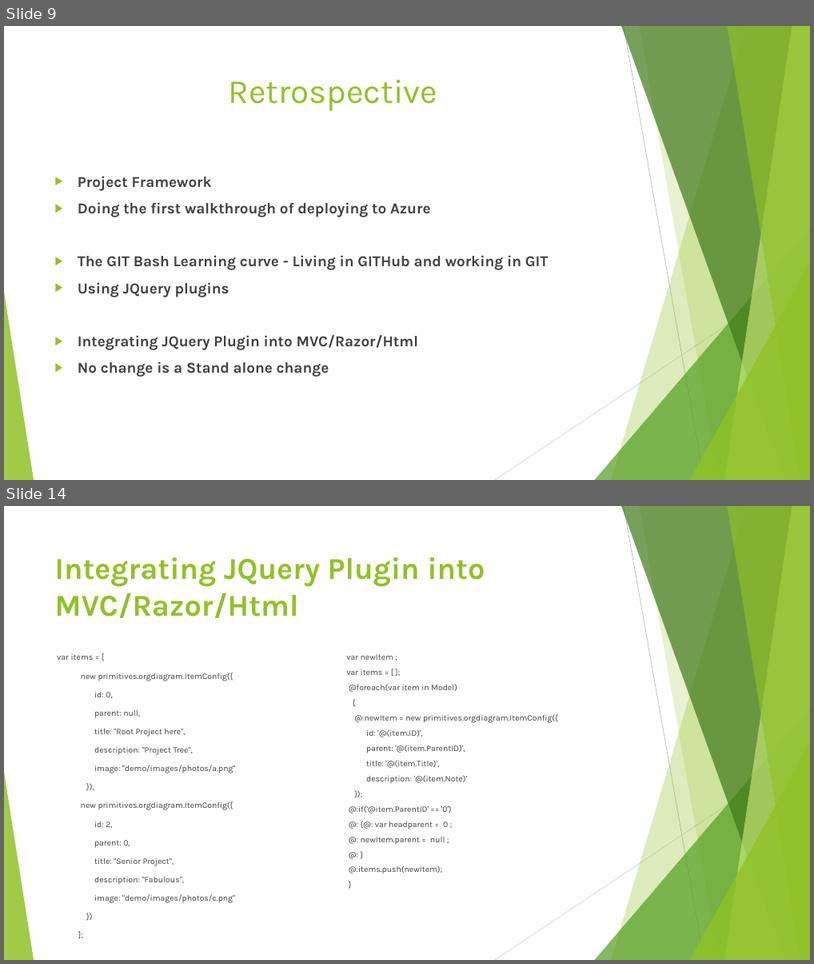
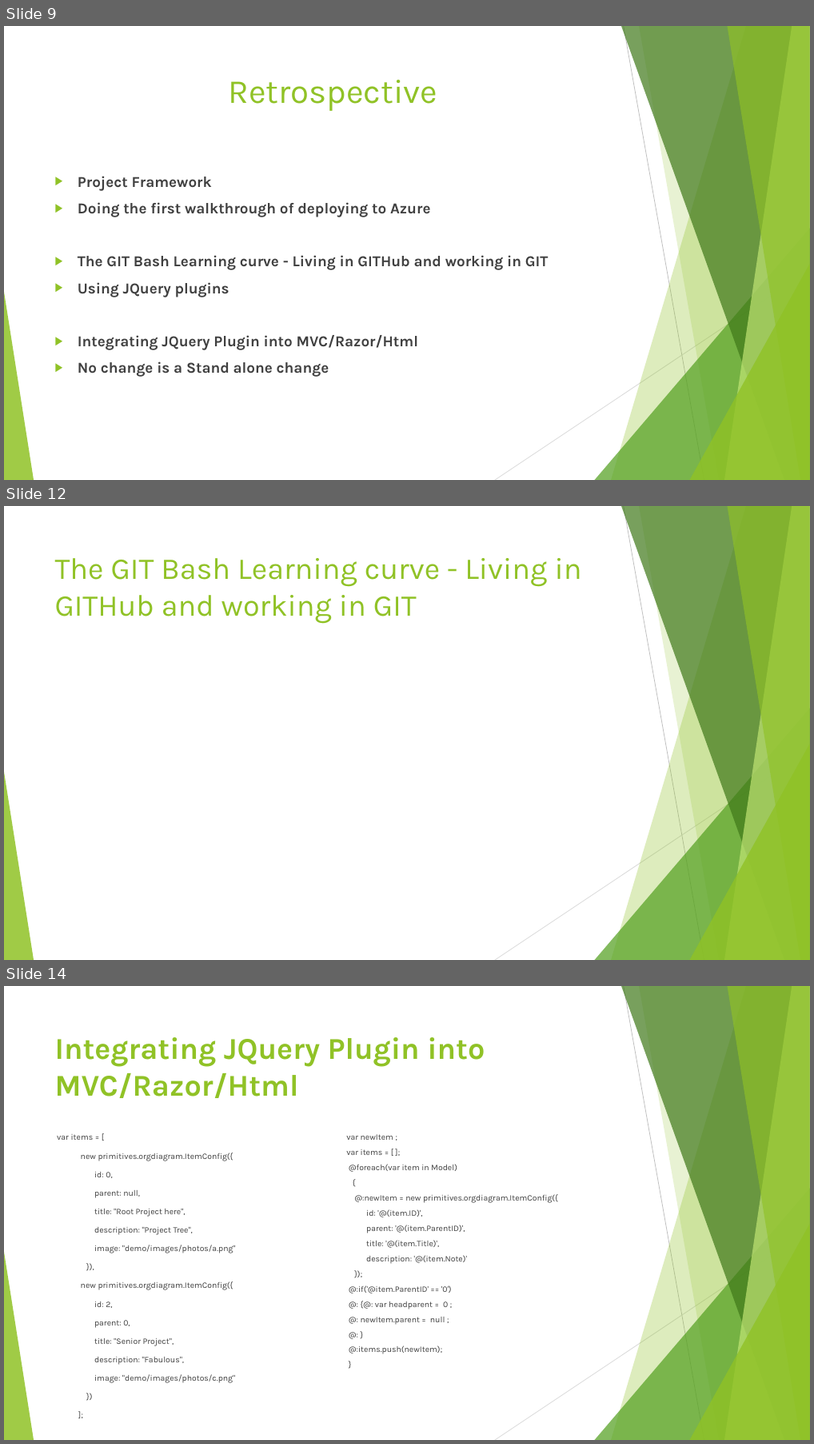
Before and after one commit to Project6/Planit, a slide deck: Final Project Documentation/CSC521.pptx. Shown one above the other, each under a label of ours: slides 9 and 14 before the commit, slides 9, 12 and 14 after it; the slides between them are not shown. The pictures are 814x964 and 814x1444 pixels, drawn with LibreOffice and Linux fonts; fonts in the diff are those of the drawing. Boxes give left, top, right and bottom in pixels: in the first picture for what was removed or moved away, otherwise in the second. Text is boxed around its words. In the diff, an @@ line names an element or a change of style, - is before the commit and + after.

```diff
--- a/Final Project Documentation/CSC521.pptx
+++ b/Final Project Documentation/CSC521.pptx
@@ slide 12 added at box(4, 506, 810, 960), background #FFFFFF; not listed: 10 template elements that a slide beside it also shows @@
@@ title added at box(55, 558, 582, 623), 36 pt, text #90C226 @@
+The GIT Bash Learning curve - Living in GITHub and working in GIT
```
Also in this commit, not shown: 4 slides changed, 1 other slide added, 2 slides removed.
